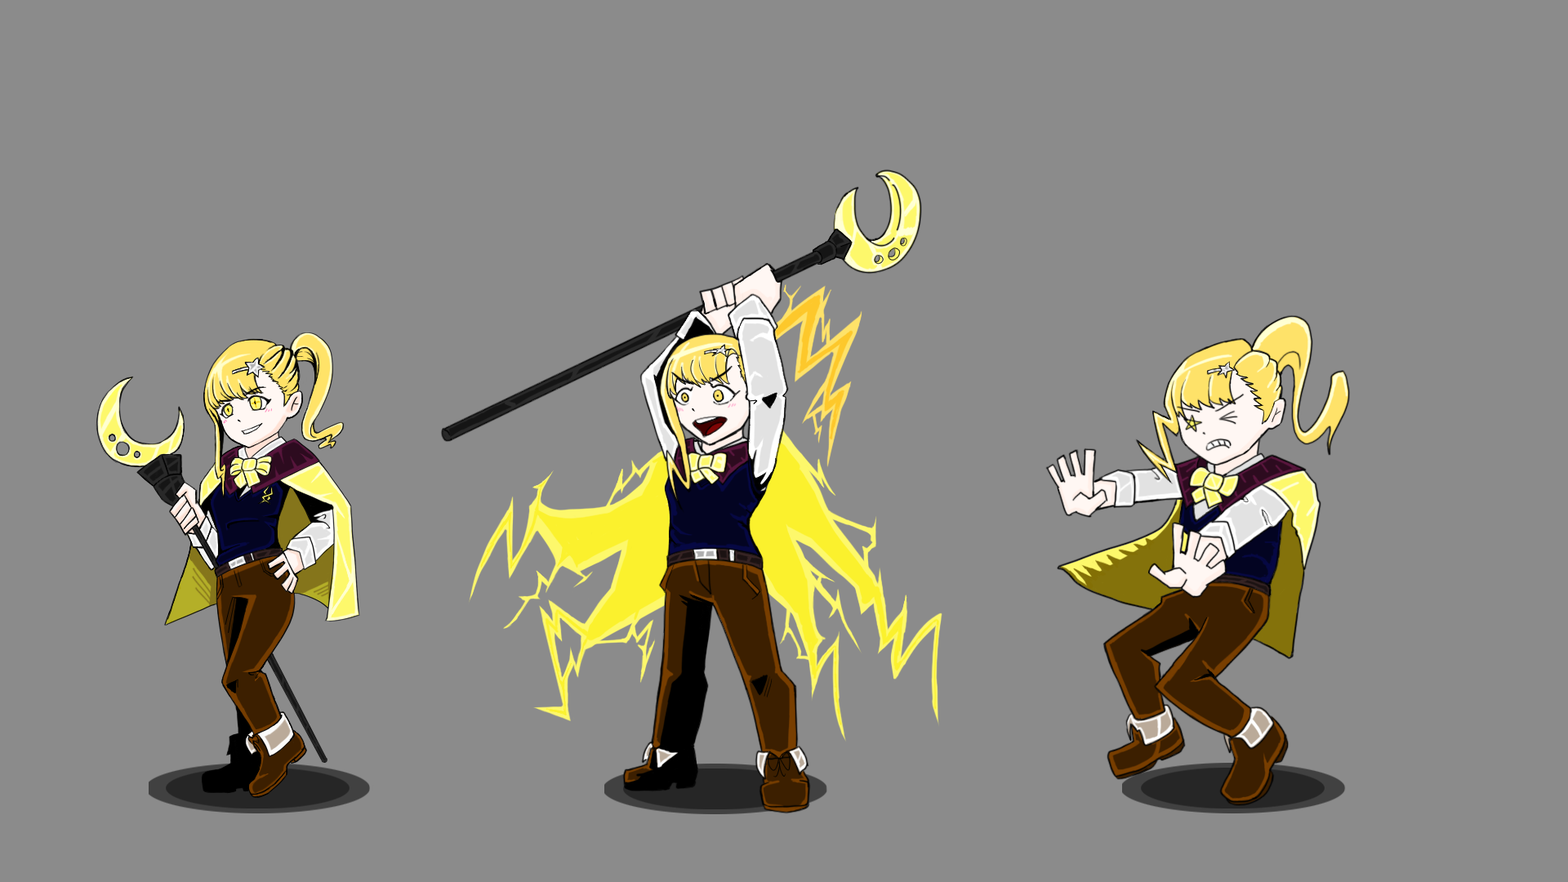
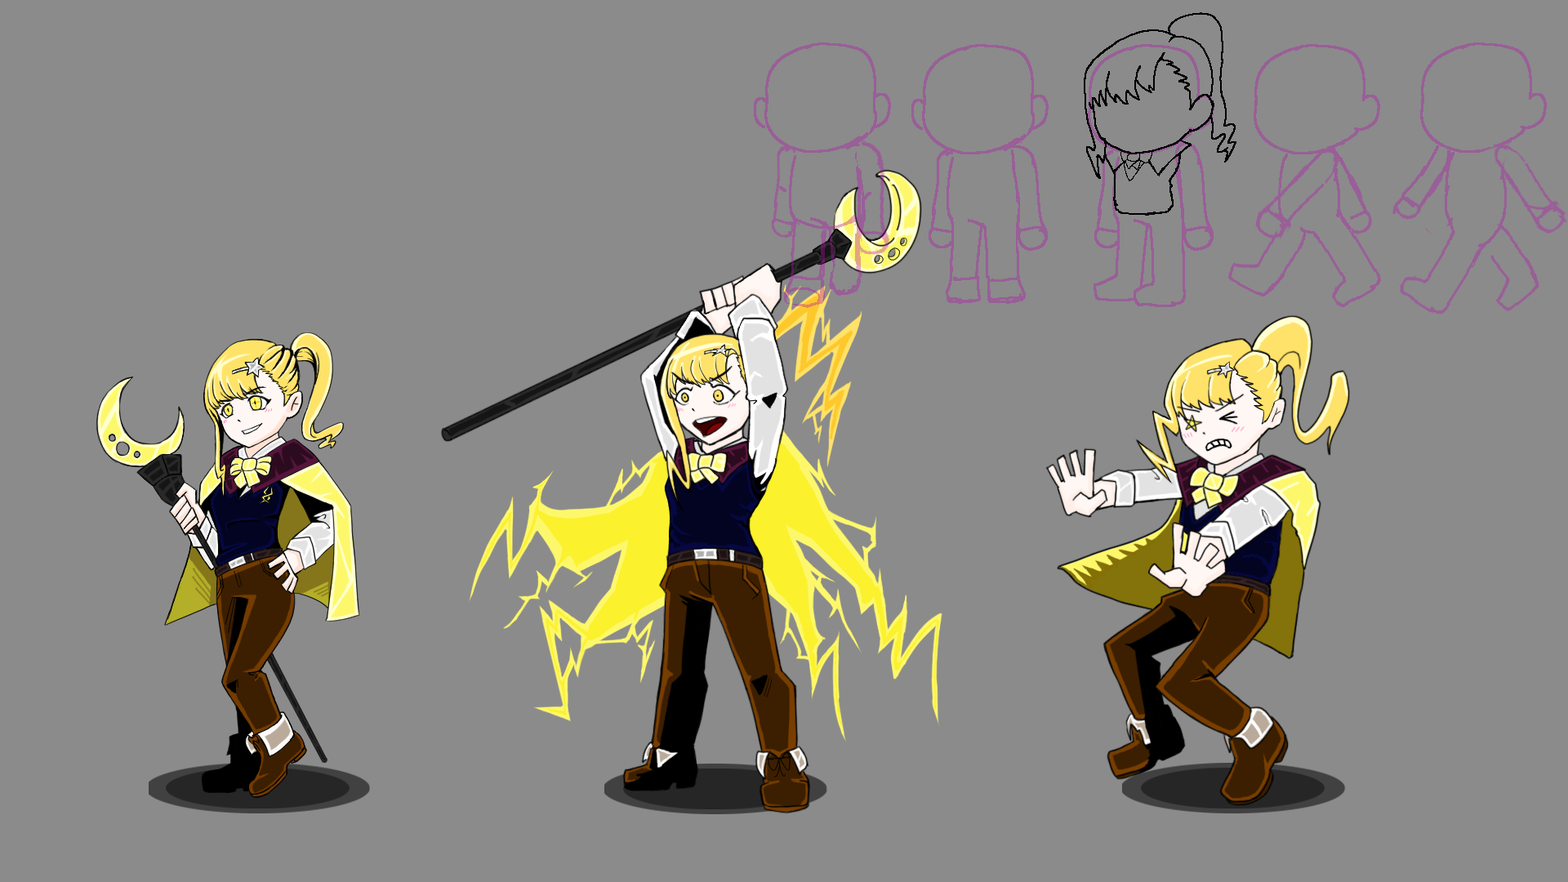
Layered file, before and after one edit (1568px x 882px). Changes by layer:
added group "sd옆" with 2 layers above "걸음러프" over [1083,12,1237,216]
added group "정지" with 1 layers in group "sd옆" over [1083,12,1237,216]
added layer "선" (1st of 3, in "sd옆" › "정지") in group "정지" over [1083,12,1237,216]
added layer "걸음러프" above "전격족 피격" over [753,42,1568,315]
painted on "얼굴선" (1st of 2, in "전격족 피격") over [1204,410,1239,452]
painted on "얼굴채색" over [1182,426,1245,439]
painted on "선" (2nd of 3, in "전격족 피격") over [1124,605,1194,773]
painted on "어둠" (1st of 2, in "전격족 피격") over [1064,492,1075,510]